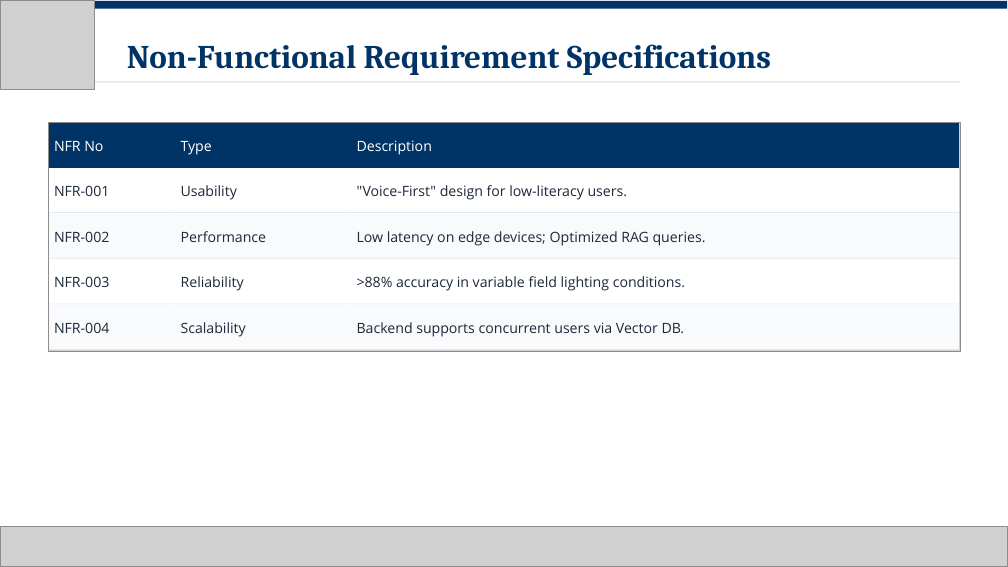
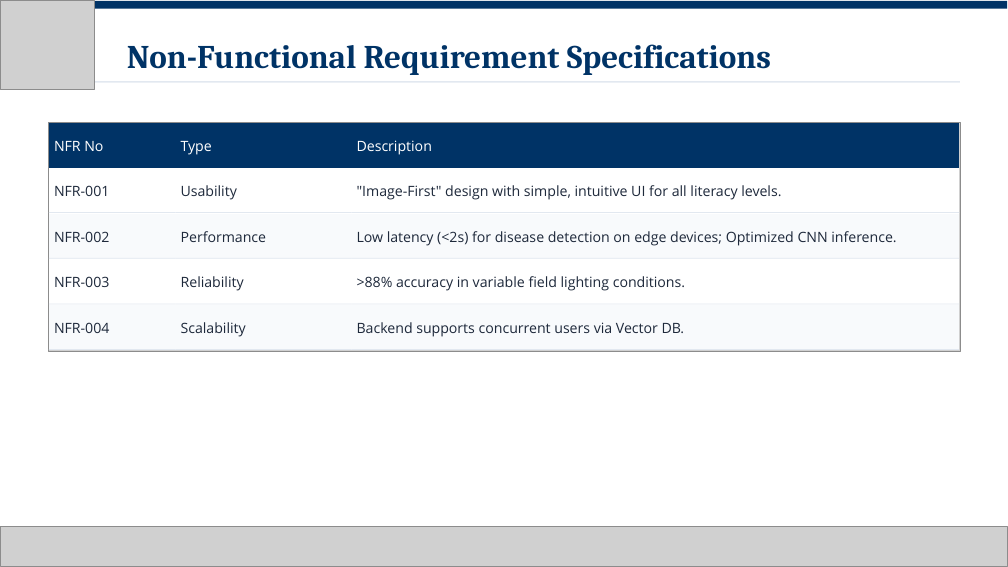
Before and after one commit to KrishnaHarish/RIT-MCA-3sem-2026, a slide deck: slide 9 of AI Agronomist - Phase I Final.pptx. Drawn at 1008x567 pixels with LibreOffice and Linux fonts; fonts in the diff are those of the drawing; grey boxes stand for pictures. Boxes give left, top, right and bottom in pixels: in the first picture for what was removed or moved away, otherwise in the second. Text is boxed around its words. In the diff, an @@ line names an element or a change of style, - is before the commit and + after.

```diff
--- a/AI Agronomist - Phase I Final.pptx
+++ b/AI Agronomist - Phase I Final.pptx
@@ table at <box>49,123,960,350</box> @@
@@ row 2, column 3: ""Voice-First" design for low-literacy users." to ""Image-First" design with simple, intuitive UI for all literacy levels." @@
-row 3, column 3: Low latency on edge devices; Optimized RAG queries.
+row 3, column 3: Low latency (<2s) for disease detection on edge devices; Optimized CNN inference.
```
Also in this commit, not shown: 9 other slides changed.
